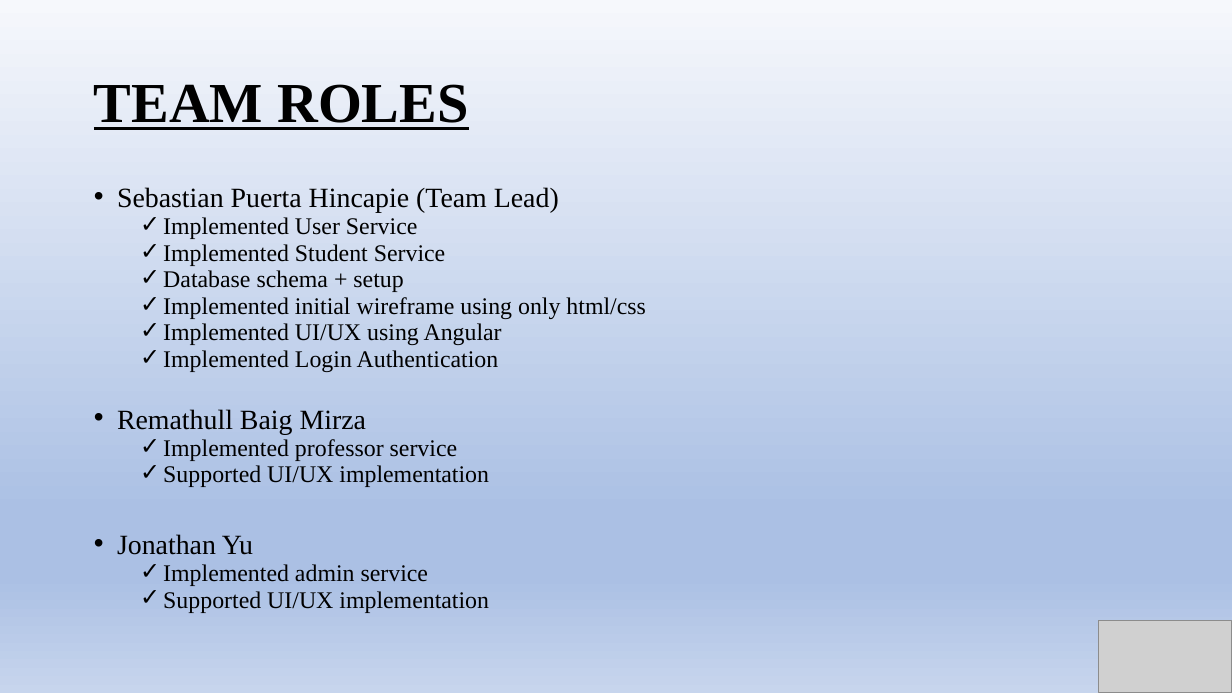
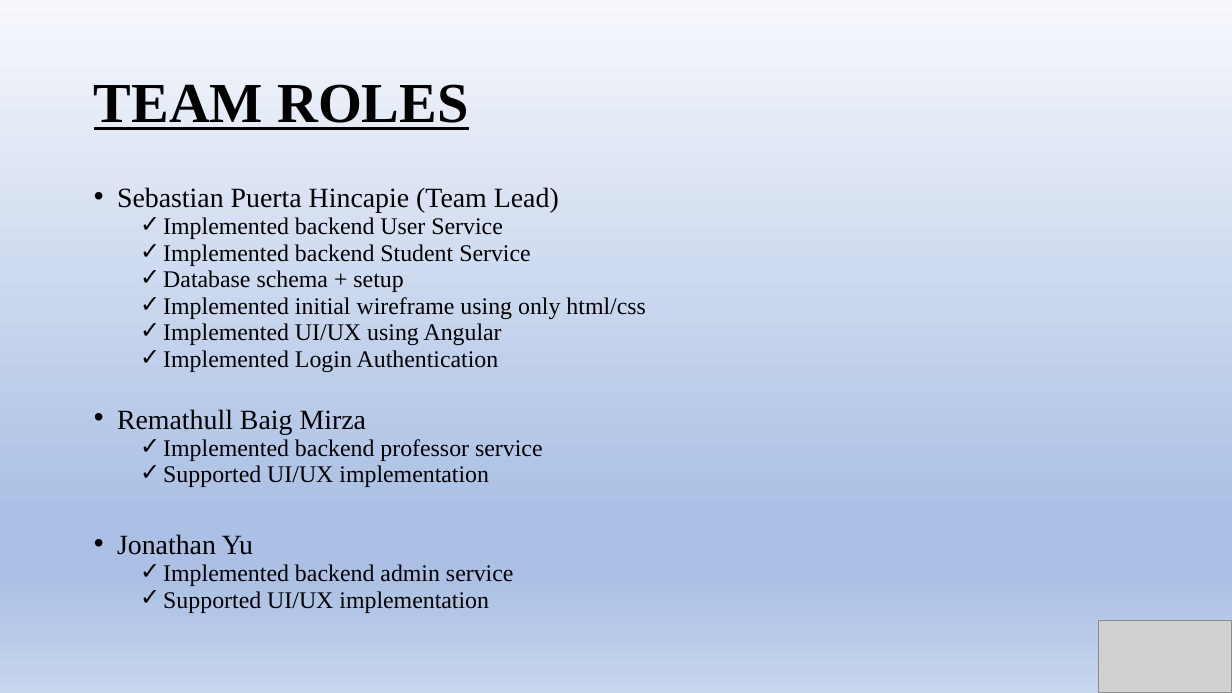
Before and after one commit to LTI-Sebastian-Puerta-Hincapie/CRS-Project-Group-A-Complete, a slide deck: slide 9 of CRS-GROUP-A.pptx. Drawn at 1232x693 pixels with LibreOffice and Linux fonts; fonts in the diff are those of the drawing; grey boxes stand for pictures. Boxes give left, top, right and bottom in pixels: in the first picture for what was removed or moved away, otherwise in the second. Text is boxed around its words. In the diff, an @@ line names an element or a change of style, - is before the commit and + after.

```diff
--- a/CRS-GROUP-A.pptx
+++ b/CRS-GROUP-A.pptx
@@ text at bbox=[163, 217, 530, 266]: text changed @@
-  ✓ Implemented User Service
-  ✓ Implemented Student Service
+  ✓ Implemented backend User Service
+  ✓ Implemented backend Student Service
@@ text at bbox=[163, 439, 542, 461]: text changed @@
-  ✓ Implemented professor service
+  ✓ Implemented backend professor service
@@ text at bbox=[163, 564, 513, 586]: text changed @@
-  ✓ Implemented admin service
+  ✓ Implemented backend admin service
```
Also in this commit, not shown: 2 other slides changed, 2 slides added.
